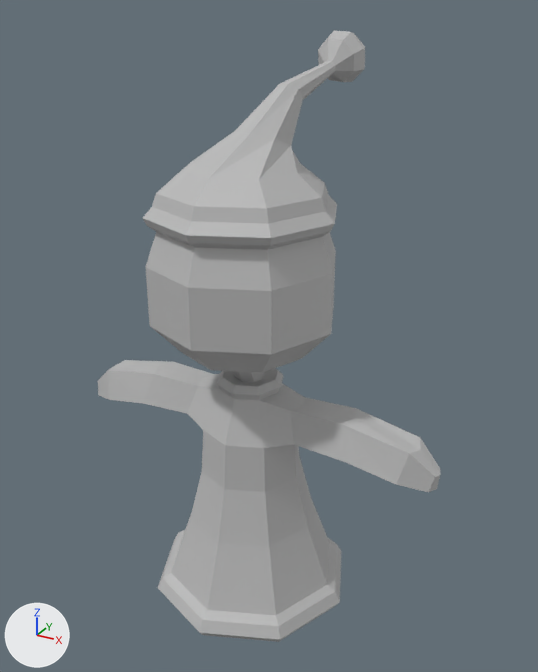
Two versions of the Blender file Assets/3D Models/Blender files/elfy-boi.blend, one commit apart.
Before and after are seen from a camera (50 mm lens) standing at (2.67, -4.44, 4.67) and looking at (0.1, 0.23, 2.33). Every picture has the same lights, and +X, +Y and +Z are marked at lower left.
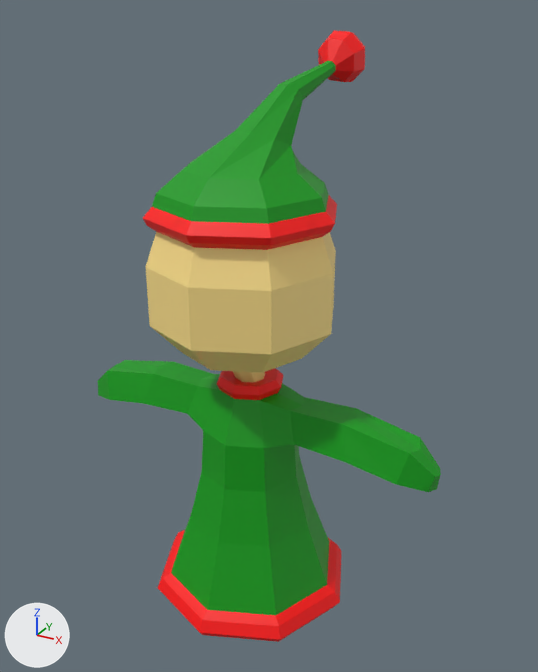
Pixel boxes [x1, y1, x2, y2] of what changed, in the pictures (538 x 672 px):
'Cylinder', surface changed
    both: [97, 30, 441, 642]

The change in detail:
Picture 'elfTexture' (img_elftexture) is new.
In material 'Material.001' (mat_material_001), base_color is no longer (0.5, 0.5, 0.5), grey #bcbcbc.
In material 'Material.001' (mat_material_001), texture is now set to img_elftexture.
